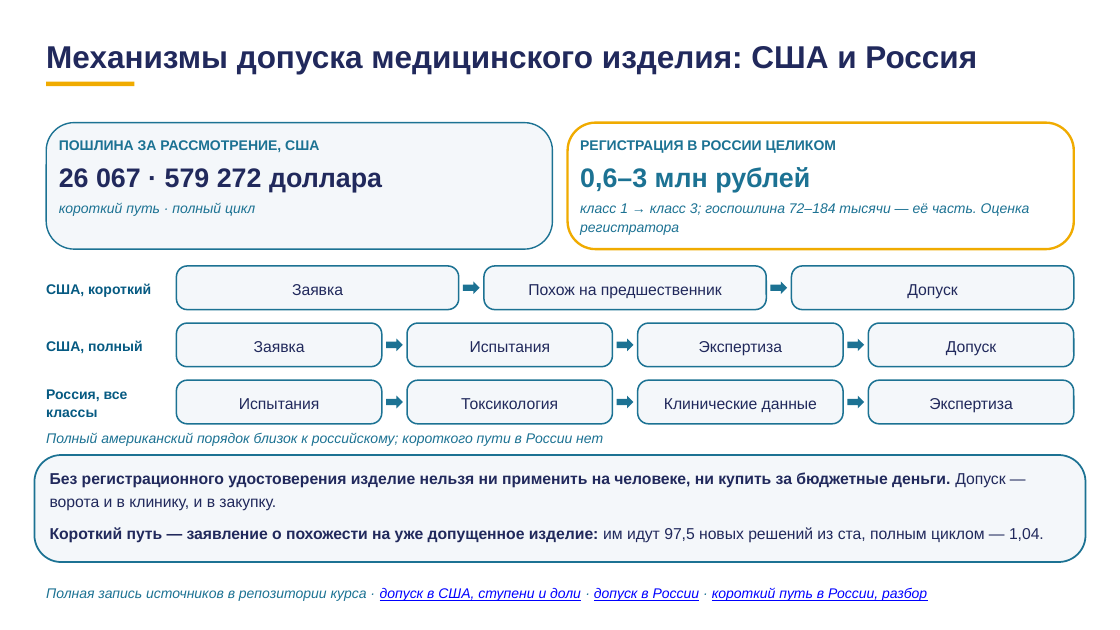
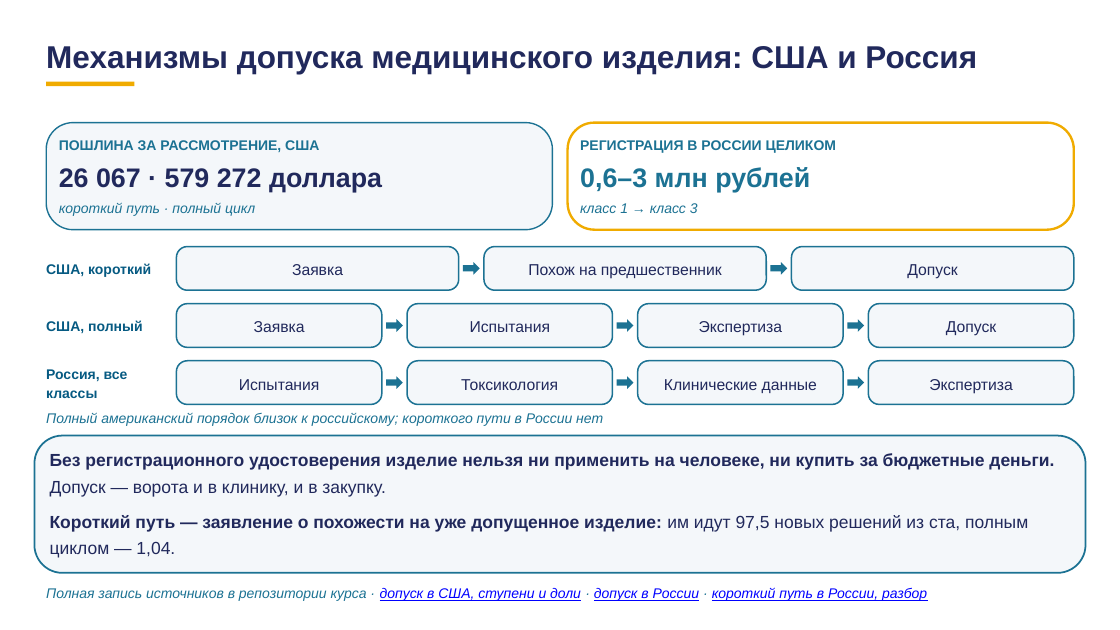
Before and after one commit to tellina-study/AI-usage-lessons, a slide deck: slide 1 of library/lectures/lec-07/rework/deck/tri-kadra-dopuska.pptx. Drawn at 1120x630 pixels with LibreOffice and Linux fonts; fonts in the diff are those of the drawing. Boxes give left, top, right and bottom in pixels: in the first picture for what was removed or moved away, otherwise in the second. Text is boxed around its words. In the diff, an @@ line names an element or a change of style, - is before the commit and + after.

```diff
--- a/library/lectures/lec-07/rework/deck/tri-kadra-dopuska.pptx
+++ b/library/lectures/lec-07/rework/deck/tri-kadra-dopuska.pptx
@@ rounded rectangle: place and size @@
-rounded rectangle at (46, 123, 553, 250)
+rounded rectangle at (46, 123, 553, 229)
@@ proportions changed in 3 elements at (34, 436, 1086, 573), (46, 123, 553, 229), (568, 123, 1075, 229) @@
@@ rounded rectangle: place and size @@
-rounded rectangle at (568, 123, 1075, 250)
+rounded rectangle at (568, 123, 1075, 229)
@@ text at (580, 203, 698, 213): text changed @@
-класс 1 → класс 3; госпошлина 72–184 тысячи — её часть. Оценка регистратора
+класс 1 → класс 3
@@ 15 texts, 11 rounded rectangles, 8 right arrows: place and size @@
-15 texts, 11 rounded rectangles, 8 right arrows at (46, 266, 1075, 446)
+15 texts, 11 rounded rectangles, 8 right arrows at (46, 246, 1075, 426)
@@ rounded rectangle: place and size @@
-rounded rectangle at (34, 455, 1086, 562)
+rounded rectangle at (34, 436, 1086, 573)
@@ text "Без регистрационного удостоверения изделие нельзя ...": place and size @@
-text "Без регистрационного удостоверения изделие нельзя ..." at (50, 472, 1044, 543)
+text "Без регистрационного удостоверения изделие нельзя ..." at (50, 453, 1054, 558)
@@ text "Без регистрационного удостоверения изделие нельзя ..." at (50, 453, 1054, 558): size 13.5 to 15 pt @@
```
Also in this commit, not shown: 1 other slide changed, 2 other files.
